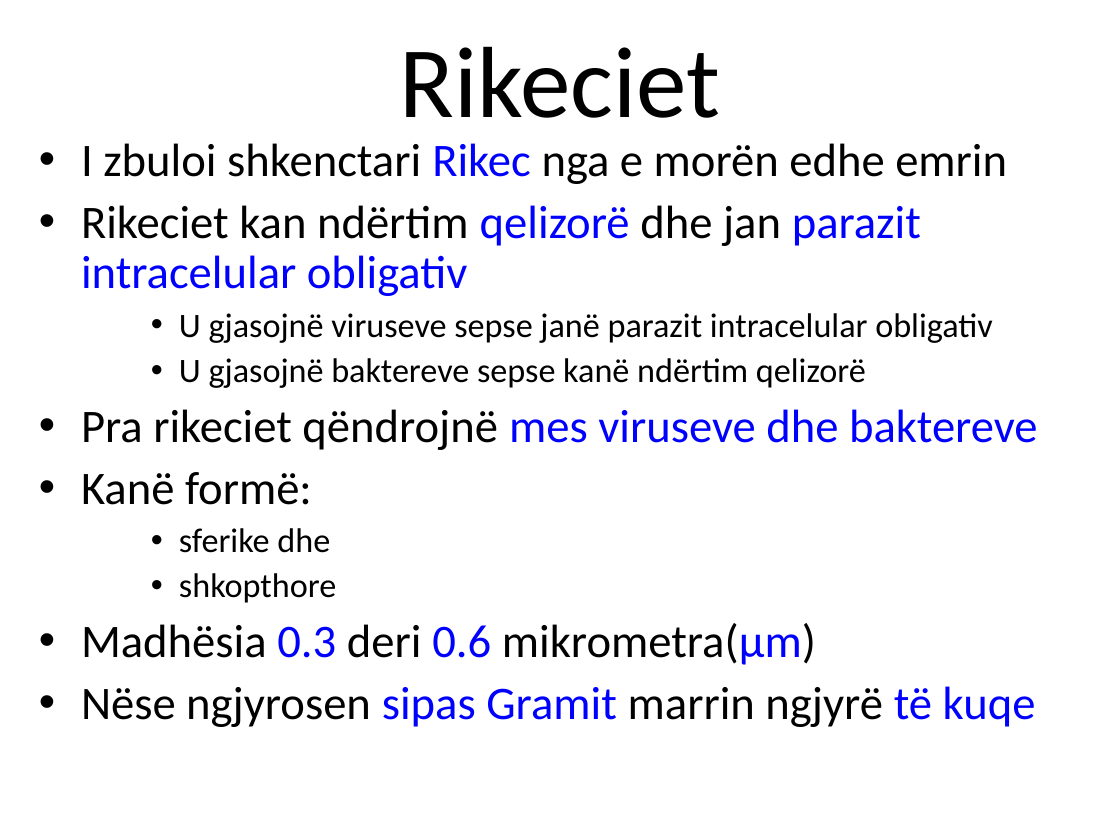
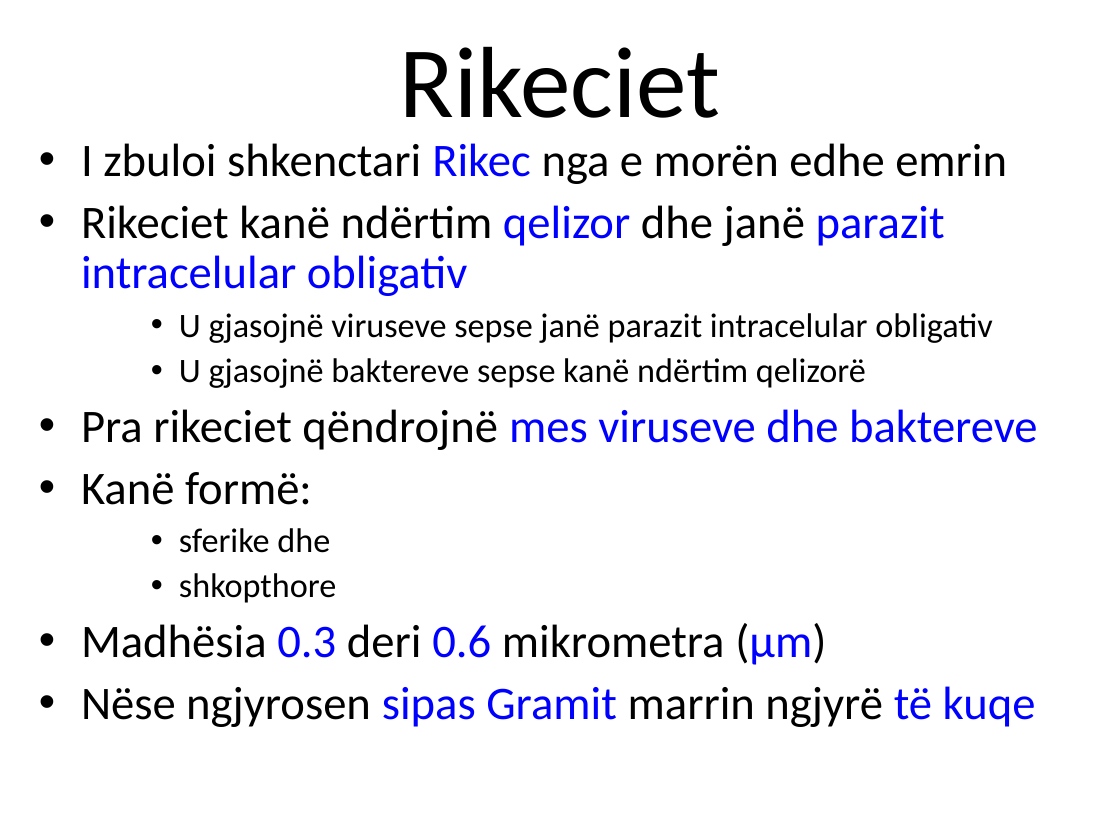
Before and after one commit to biologjia-aplikative/Biologjia-Aplikative, a slide deck: slide 2 of materiale/Klasa 11/2. BAKTERIET.ppt. Drawn at 1120x840 pixels with LibreOffice and Linux fonts; fonts in the diff are those of the drawing. Boxes give left, top, right and bottom in pixels: in the first picture for what was removed or moved away, otherwise in the second. Text is boxed around its words. In the diff, an @@ line names an element or a change of style, - is before the commit and + after.

```diff
--- a/materiale/Klasa 11/2. BAKTERIET.ppt
+++ b/materiale/Klasa 11/2. BAKTERIET.ppt
@@ text at [81,205,945,296]: text changed @@
-• Rikeciet kan ndërtim qelizorë dhe jan parazit intracelular obligativ
+• Rikeciet kanë ndërtim qelizor dhe janë parazit intracelular obligativ
@@ text at [81,623,826,665]: spaces changed @@
-• Madhësia 0.3 deri 0.6 mikrometra(μm)
+• Madhësia 0.3 deri 0.6 mikrometra (μm)
```
Also in this commit, not shown: 20 other slides changed, 16 other files.
